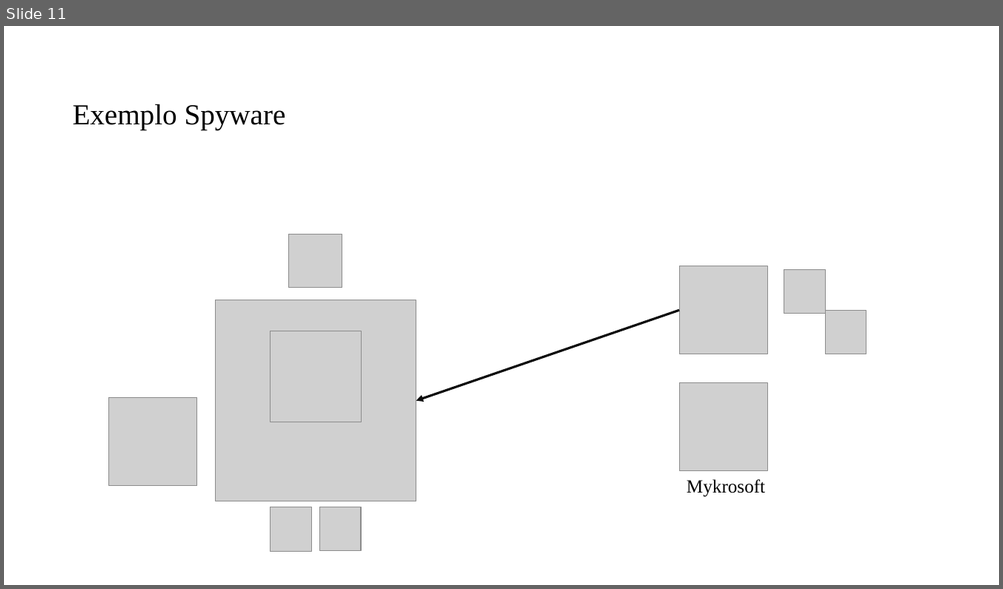
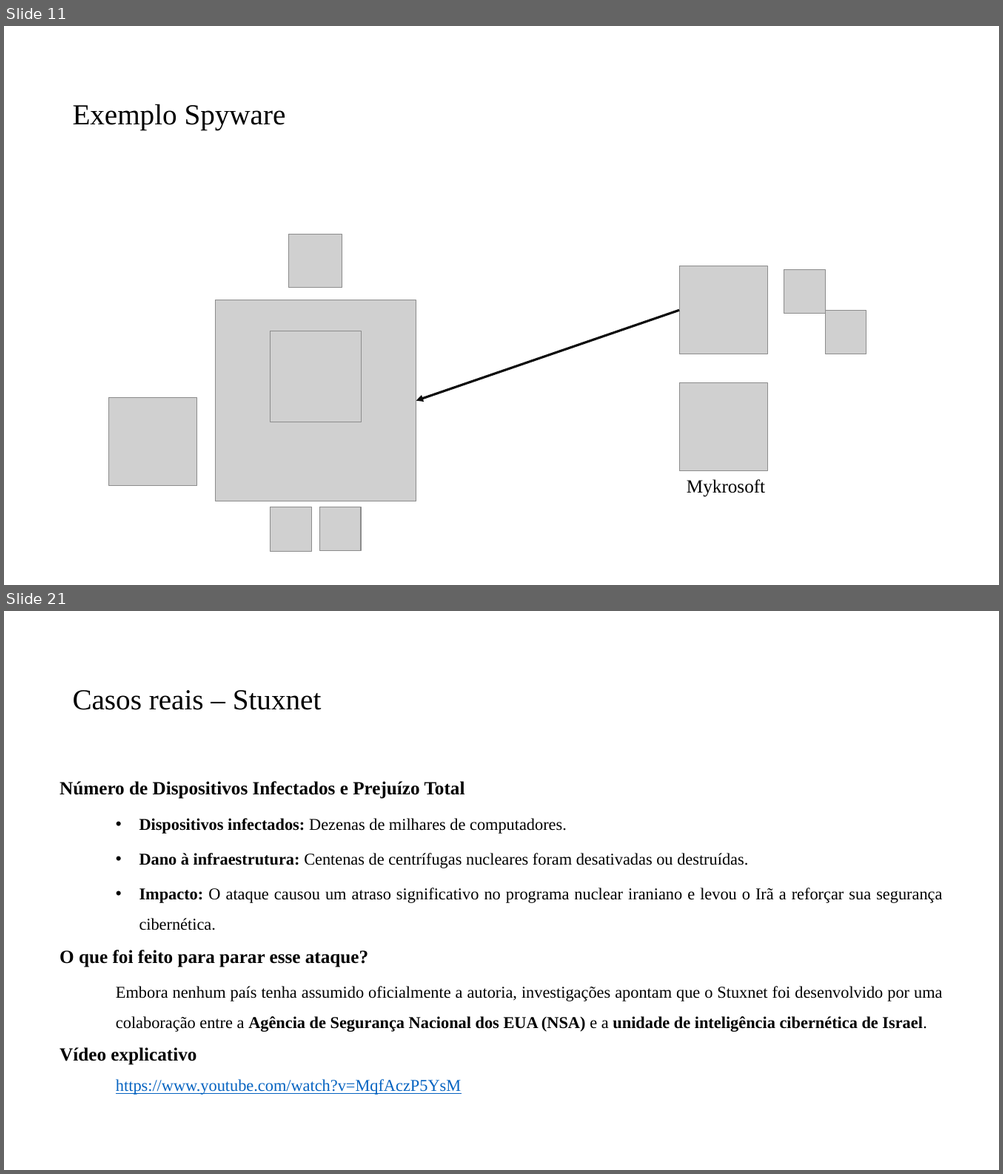
Before and after one commit to PedroMiho/UMC, a slide deck: Segurança da Informação/Aula 02 - Ameaças Ciberneticas/Ameaças Ciberneticas.pptx. Shown one above the other, each under a label of ours: slide 11 before the commit, slides 11 and 21 after it; the slides between them are not shown. The pictures are 1003x589 and 1003x1174 pixels, drawn with LibreOffice and Linux fonts; fonts in the diff are those of the drawing; grey boxes stand for pictures; background and template pictures are left out. Boxes give left, top, right and bottom in pixels: in the first picture for what was removed or moved away, otherwise in the second. Text is boxed around its words. In the diff, an @@ line names an element or a change of style, - is before the commit and + after.

```diff
--- a/Segurança da Informação/Aula 02 - Ameaças Ciberneticas/Ameaças Ciberneticas.pptx
+++ b/Segurança da Informação/Aula 02 - Ameaças Ciberneticas/Ameaças Ciberneticas.pptx
@@ slide 21 added at box(4, 611, 999, 1170), background #FFFFFF @@
@@ title added at box(73, 690, 321, 710), 28 pt, text #000000 @@
+Casos reais – Stuxnet
@@ text added at box(60, 781, 942, 1095), 16 pt, text #000000 @@
+  Número de Dispositivos Infectados e Prejuízo Total
+    • Dispositivos infectados: Dezenas de milhares de computadores.
+    • Dano à infraestrutura: Centenas de centrífugas nucleares foram desativadas ou destruídas.
+    • Impacto: O ataque causou um atraso significativo no programa nuclear iraniano e levou o Irã a reforçar sua segurança cibernética.
+    O que foi feito para parar esse ataque?
+    Embora nenhum país tenha assumido oficialmente a autoria, investigações apontam que o Stuxnet foi desenvolvido por uma colaboração entre a Agência de Segurança Nacional dos EUA (NSA) e a unidade de inteligência cibernética de Israel.
+    Vídeo explicativo
+    https://www.youtube.com/watch?v=MqfAczP5YsM
```
Also in this commit, not shown: 6 slides changed, 10 other slides added, 15 other files.
